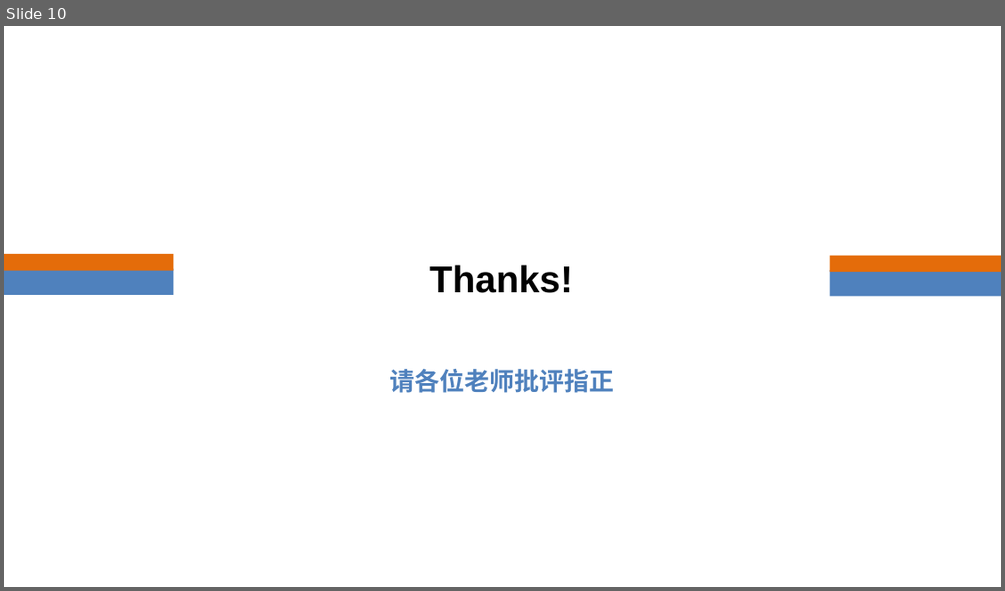
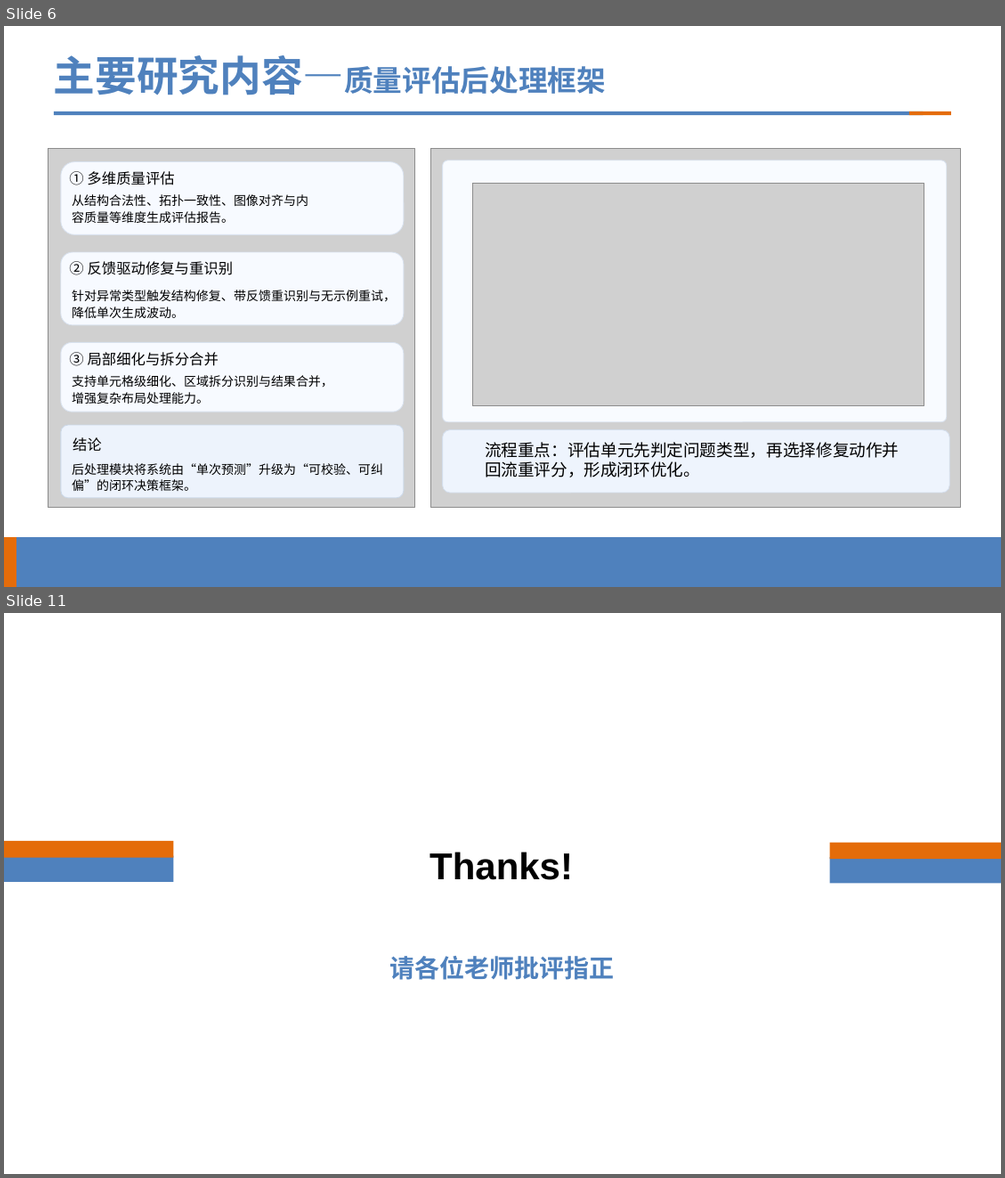
Before and after one commit to Qinhao06/hithesis, a slide deck: 覃浩-24S151153中期.pptx. Shown one above the other, each under a label of ours: slide 10 before the commit, slides 6 and 11 after it; the slides between them are not shown. The pictures are 1005x591 and 1005x1178 pixels, drawn with LibreOffice and Linux fonts; fonts in the diff are those of the drawing; grey boxes stand for pictures; background and template pictures are left out. Boxes give left, top, right and bottom in pixels: in the first picture for what was removed or moved away, otherwise in the second. Text is boxed around its words. In the diff, an @@ line names an element or a change of style, - is before the commit and + after.

Commit message:
docs: 更新两份汇报PPT文件
替换了调研-24S151153和格式说明的PPT文件内容

```diff
--- a/覃浩-24S151153中期.pptx
+++ b/覃浩-24S151153中期.pptx
@@ slide 6 added at bbox=[4, 26, 1001, 587], background #FFFFFF @@
@@ title added at bbox=[54, 55, 606, 95], 28 pt, text #4F81BD, bold @@
+主要研究内容—质量评估后处理框架
@@ rectangle added at bbox=[54, 111, 923, 115], fill #4F81BD @@
@@ rectangle added at bbox=[909, 111, 952, 115], fill #E46C0A @@
@@ picture added at bbox=[48, 149, 415, 507] @@
@@ picture added at bbox=[431, 149, 961, 507] @@
@@ rounded rectangle added at bbox=[61, 162, 404, 234], fill #F7FAFF, outline #D9E2EF 0.75 pt @@
@@ text added at bbox=[69, 171, 174, 185], 14 pt, text #000000 @@
+① 多维质量评估
@@ rounded rectangle added at bbox=[442, 160, 947, 422], fill #F8FBFF, outline #D8E1EE 0.75 pt @@
@@ picture added at bbox=[473, 183, 923, 406] @@
@@ text added at bbox=[72, 194, 308, 223], 12 pt, text #000000 @@
+从结构合法性、拓扑一致性、图像对齐与内
+容质量等维度生成评估报告。
@@ rounded rectangle added at bbox=[61, 252, 404, 324], fill #F7FAFF, outline #D9E2EF 0.75 pt @@
@@ text added at bbox=[69, 261, 234, 275], 14 pt, text #000000 @@
+② 反馈驱动修复与重识别
@@ text added at bbox=[72, 289, 396, 318], 12 pt, text #000000 @@
+针对异常类型触发结构修复、带反馈重识别与无示例重试，降低单次生成波动。
@@ rounded rectangle added at bbox=[61, 342, 404, 412], fill #F7FAFF, outline #D9E2EF 0.75 pt @@
@@ text added at bbox=[69, 352, 218, 366], 14 pt, text #000000 @@
+③ 局部细化与拆分合并
@@ text added at bbox=[72, 375, 333, 403], 12 pt, text #000000 @@
+支持单元格级细化、区域拆分识别与结果合并，
+增强复杂布局处理能力。
@@ rounded rectangle added at bbox=[61, 425, 404, 497], fill #EDF3FC, outline #CCD9E9 0.75 pt @@
@@ text added at bbox=[73, 437, 102, 451], 14 pt, text #000000 @@
+结论
@@ rounded rectangle added at bbox=[442, 430, 949, 492], fill #EEF4FD, outline #D4DEEC 0.75 pt @@
@@ text added at bbox=[485, 442, 898, 477], 16 pt, text #000000 @@
+流程重点：评估单元先判定问题类型，再选择修复动作并
+回流重评分，形成闭环优化。
@@ text added at bbox=[72, 463, 383, 491], 12 pt, text #000000 @@
+后处理模块将系统由“单次预测”升级为“可校验、可纠偏”的闭环决策框架。
@@ rectangle added at bbox=[4, 537, 1001, 587], fill #4F81BD @@
@@ rectangle added at bbox=[4, 537, 16, 587], fill #E46C0A @@
@@ what was slide 10 is now slide 11 @@
```
Also in this commit, not shown: 3 slides changed, 3 other slides added, 3 slides removed, 1 other file.
